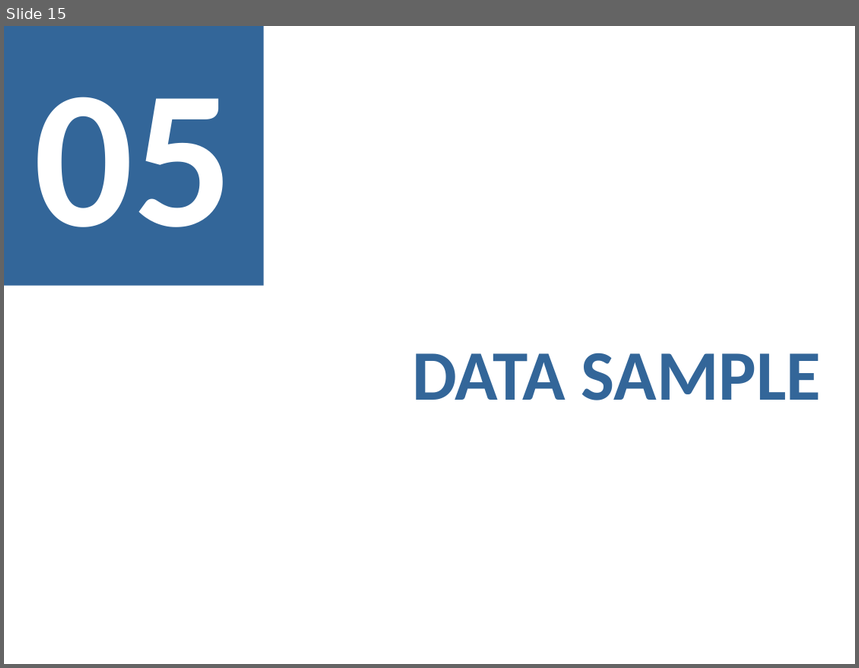
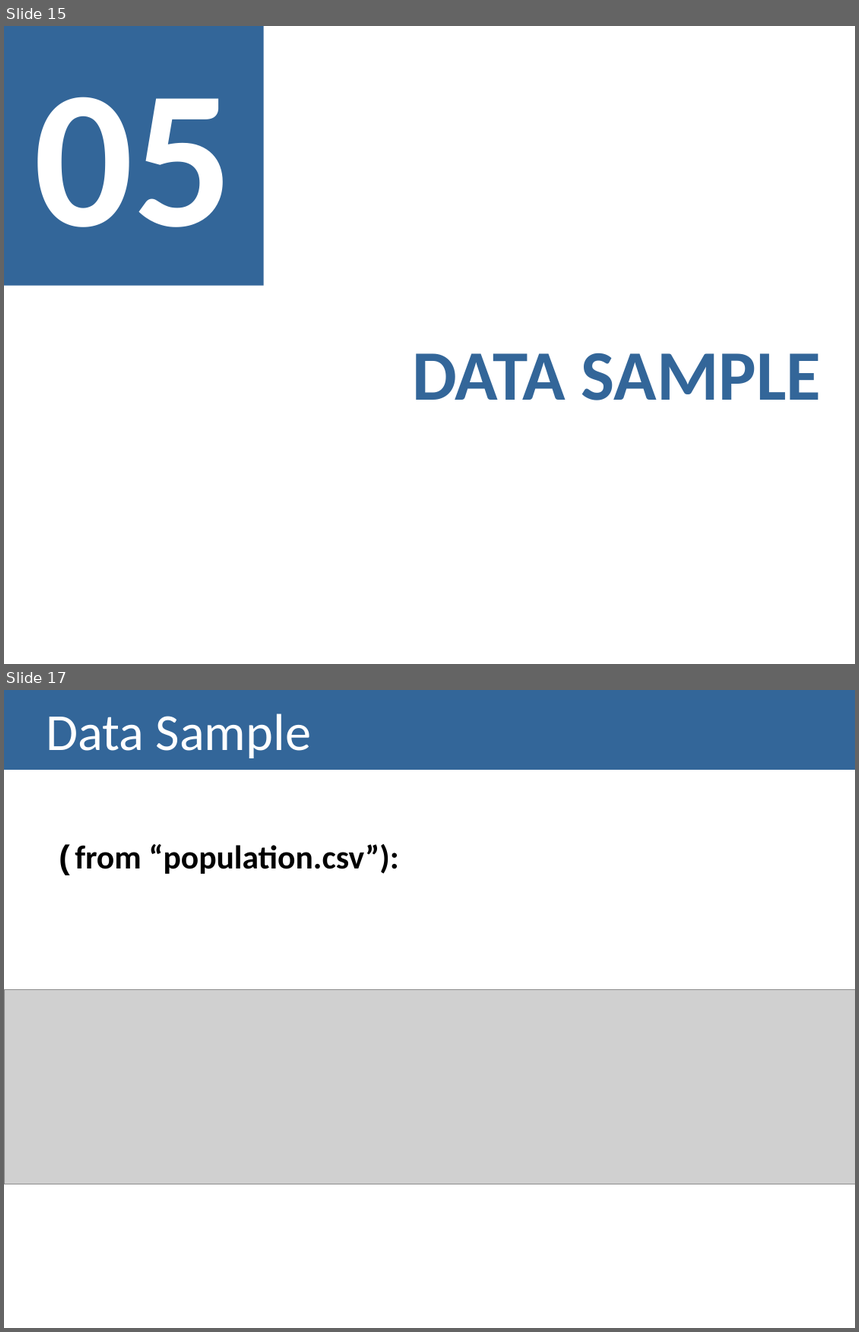
Before and after one commit to carboned4/V_I_2015_1, a slide deck: Lab03-PresentationTemplate.pptx. Shown one above the other, each under a label of ours: slide 15 before the commit, slides 15 and 17 after it; the slides between them are not shown. The pictures are 859x668 and 859x1332 pixels, drawn with LibreOffice and Linux fonts; fonts in the diff are those of the drawing; grey boxes stand for pictures. Boxes give left, top, right and bottom in pixels: in the first picture for what was removed or moved away, otherwise in the second. Text is boxed around its words. In the diff, an @@ line names an element or a change of style, - is before the commit and + after.

```diff
--- a/Lab03-PresentationTemplate.pptx
+++ b/Lab03-PresentationTemplate.pptx
@@ slide 17 added at (4,690,855,1328), background #FFFFFF @@
@@ title added at (4,690,855,770), fill #336699, 44 pt, text #FFFFFF @@
+Data Sample
@@ text added at (55,844,399,875), 28 pt, text #000000, bold @@
+(from “population.csv”):
@@ picture added at (4,989,855,1184) @@
```
Also in this commit, not shown: 2 slides changed.
